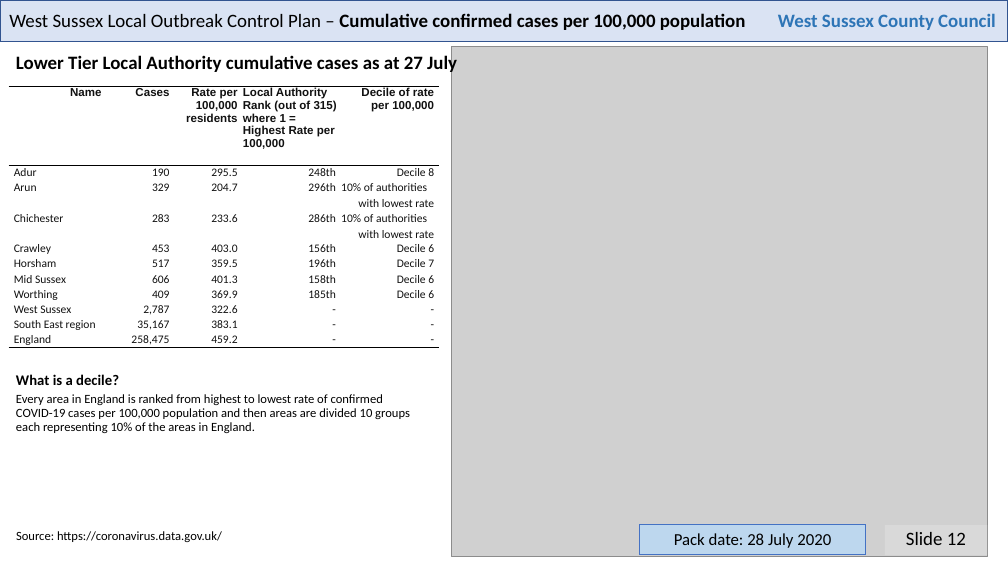
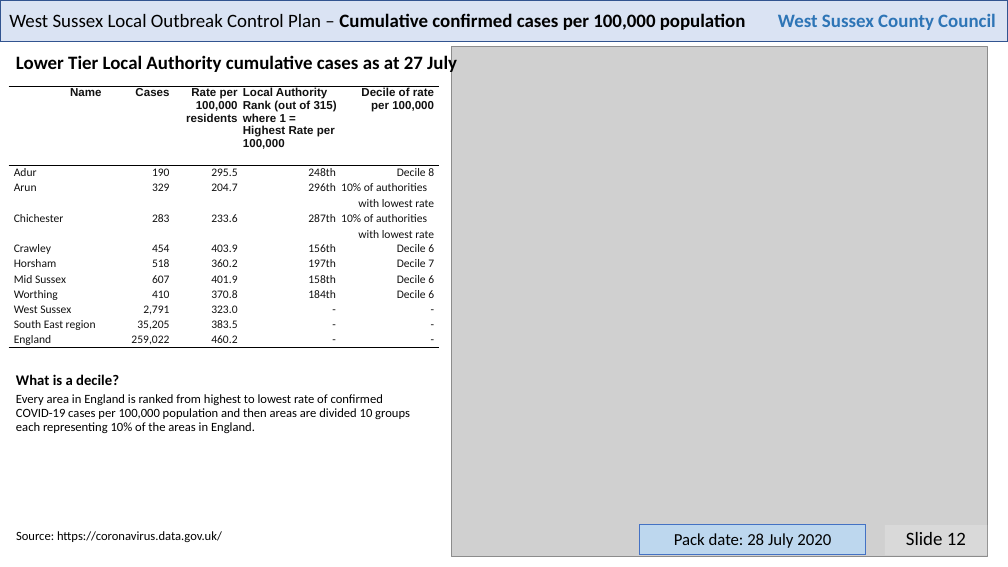
Before and after one commit to psychty/wsx_covid_datapack_public, a slide deck: slide 12 of Latest_West_Sussex_C19_slide_deck.pptx. Drawn at 1008x567 pixels with LibreOffice and Linux fonts; fonts in the diff are those of the drawing; grey boxes stand for pictures. Boxes give left, top, right and bottom in pixels: in the first picture for what was removed or moved away, otherwise in the second. Text is boxed around its words. In the diff, an @@ line names an element or a change of style, - is before the commit and + after.

```diff
--- a/Latest_West_Sussex_C19_slide_deck.pptx
+++ b/Latest_West_Sussex_C19_slide_deck.pptx
@@ table at (x1=8, y1=86, x2=439, y2=349) @@
-row 4, column 4: 286th
+row 4, column 4: 287th
-row 5, column 2: 453
+row 5, column 2: 454
-row 5, column 3: 403.0
+row 5, column 3: 403.9
-row 6: Horsham | 517 | 359.5 | 196th | Decile 7
+row 6: Horsham | 518 | 360.2 | 197th | Decile 7
-row 7, column 2: 606
+row 7, column 2: 607
-row 7, column 3: 401.3
+row 7, column 3: 401.9
-row 8: Worthing | 409 | 369.9 | 185th | Decile 6
+row 8: Worthing | 410 | 370.8 | 184th | Decile 6
-row 9, column 2: 2,787
+row 9, column 2: 2,791
-row 9, column 3: 322.6
+row 9, column 3: 323.0
-row 10, column 2: 35,167
+row 10, column 2: 35,205
-row 10, column 3: 383.1
+row 10, column 3: 383.5
-row 11, column 2: 258,475
+row 11, column 2: 259,022
-row 11, column 3: 459.2
+row 11, column 3: 460.2
```
Also in this commit, not shown: 1 other slide changed, 28 other files.
